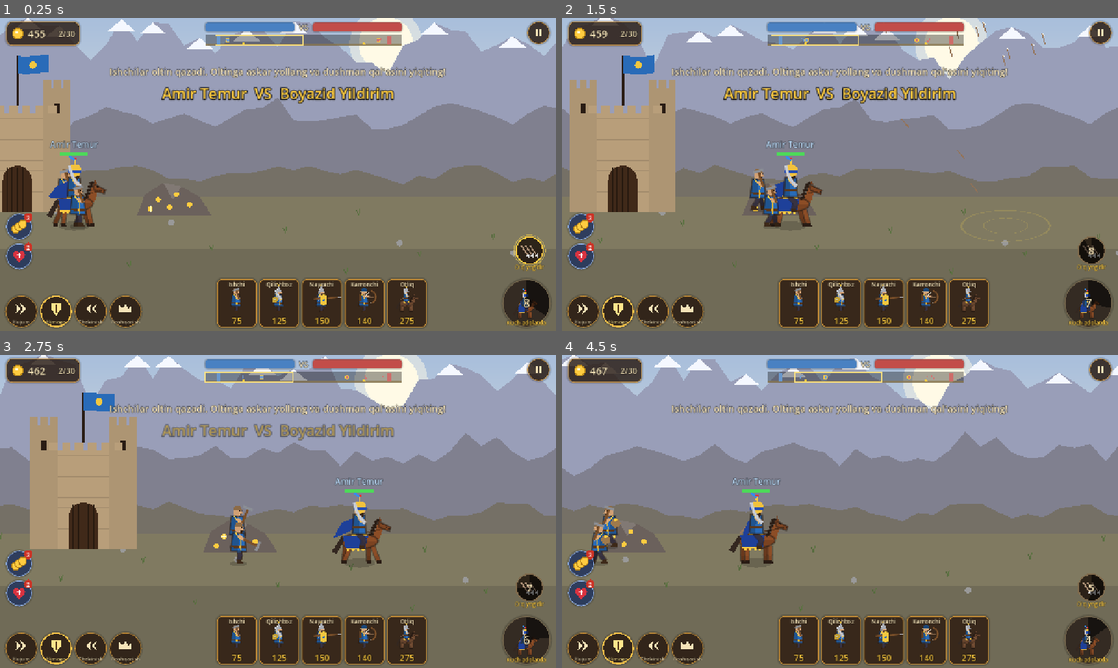
Above: before the commit, frames 1-4 (two rows, left to right).
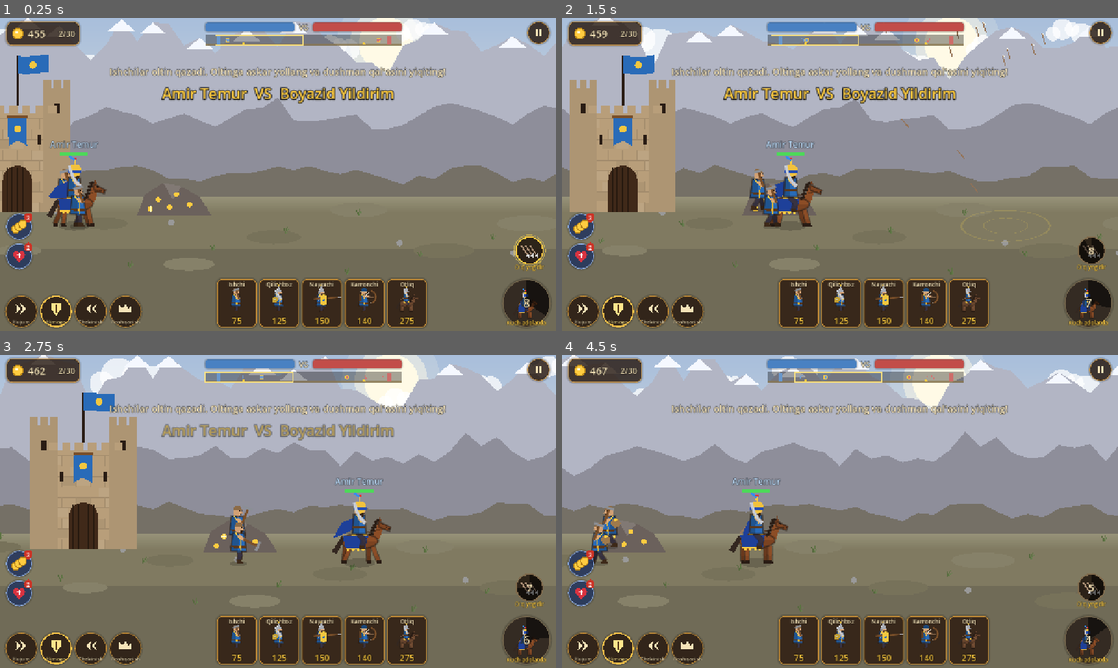
Above: after the commit, the same moments.

Repository: bekzodbeknematov8-cpu/lost-centuries-game
Game: Godot game, scene res://scenes/battle.tscn
Two runs of this game, one before a commit and one after it. Both use one fixed random seed, a clock stepped at 60 frames per second and the inputs below. This scene is started directly instead of the project's main scene.
Inputs (mouse positions are in pixels of both pictures, inside the frame that each line leads up to):
- Up to frame 1 (0.25 s): no input
- Up to frame 2 (1.5 s): tap Enter at 0.5 s; move the mouse to (962, 158) at 0.52 s; hold D 0.53-1.25 s; click (962, 158) at 0.67 s; tap Space at 0.77 s; drag from (728, 190) to (812, 237) at 1.27 s
- Up to frame 3 (2.75 s): move the mouse to (333, 442) at 2.02 s; hold D from 2.03 s (still down)
- Up to frame 4 (4.5 s): release D at 2.75 s; drag from (812, 574) to (673, 464) at 2.77 s; move the mouse to (1006, 558) at 3.52 s; hold A 3.53-4.25 s; tap Space at 3.77 s; drag from (673, 464) to (756, 433) at 4.27 s

The runs differ from the first frame. In frame 1, 19% of the frame differs, in the area x 0-100%, y 0-82%; in frame 2, 19%; in frame 3, 19%; in frame 4, 22%.

Commit message:
Jonli grafika (2): muhit - bulutlar, qushlar, havo pardasi, o't, qal'a
Uzoq tog'lar xiraroq, suzuvchi bulutlar, qushlar, shamolda o't, yer dog'lari;
qal'a: g'isht terimi, soyalar, tirqishlar, devor bayrog'i, shikastda tutun.

Co-Authored-By: Claude Opus 5.5 <noreply@anthropic.com>
Claude-Session: https://claude.ai/code/session_01AUvG8mVZ2xcqJ9Wfw9UwnE

Diff:
--- a/scripts/view/battle.gd
+++ b/scripts/view/battle.gd
@@ -649,17 +649,35 @@
 		PackedColorArray([sky[0], sky[0], sky[1], sky[1]]))
 	var sun := Vector2(cx + 260.0 - cx * 0.08, 170.0)
 	var sc: Color = P.sun
+	draw_circle(sun, 95.0, Color(sc, 0.18))
 	draw_circle(sun, 70.0, Color(sc, 0.5))
 	draw_circle(sun, 52.0, sc)
-	# Uzoq tog'lar (parallaks)
-	_draw_hills(left, right, 0.85, GROUND_Y - 170.0, amp[0], hills[0], 0.0, bool(P.get("snow", false)))
-	_draw_hills(left, right, 0.65, GROUND_Y - 80.0, amp[1], hills[1], 500.0)
+	# Bulutlar (sekin suzadi, parallaks)
+	_draw_clouds(left, right, Color(1, 1, 1, 0.75) if terrain != "desert" else Color(1, 0.96, 0.9, 0.55))
+	# Uzoq tog'lar: havo pardasi — uzoqdagilar osmon rangiga yaqinroq (xiraroq)
+	var haze: Color = sky[1]
+	_draw_hills(left, right, 0.85, GROUND_Y - 170.0, amp[0], (hills[0] as Color).lerp(haze, 0.35), 0.0, bool(P.get("snow", false)))
+	_draw_birds(left, right)
+	_draw_hills(left, right, 0.65, GROUND_Y - 80.0, amp[1], (hills[1] as Color).lerp(haze, 0.15), 500.0)
 	if P.get("trees", false):
 		_draw_trees(left, right, 0.65, hills[2].darkened(0.15))
 	_draw_hills(left, right, 0.4, GROUND_Y - 20.0, amp[2], hills[2], 1300.0)
 	# Yer
 	draw_rect(Rect2(left, GROUND_Y - 5.0, right - left, VIEW_H - GROUND_Y + 60.0), gr[0])
 	draw_rect(Rect2(left, GROUND_Y + 95.0, right - left, VIEW_H), gr[1])
+	# Yer teksturasi: katta-kichik dog'lar (relyefga mos ranglar), uzoq chiziq yaqinida yorug'lik
+	draw_polygon(PackedVector2Array([Vector2(left, GROUND_Y - 5.0), Vector2(right, GROUND_Y - 5.0), Vector2(right, GROUND_Y + 25.0), Vector2(left, GROUND_Y + 25.0)]),
+		PackedColorArray([Color(1, 1, 0.9, 0.18), Color(1, 1, 0.9, 0.18), Color(1, 1, 0.9, 0.0), Color(1, 1, 0.9, 0.0)]))
+	var ps := int(floor(left / 160.0))
+	var pe := int(ceil(right / 160.0))
+	for i in range(ps, pe):
+		var hh := absi(i * 4271) % 97
+		var px := i * 160.0 + float(hh)
+		var py := GROUND_Y + 20.0 + float(hh % 5) * 26.0
+		var pc: Color = (gr[0] as Color).darkened(0.07) if hh % 2 == 0 else (gr[0] as Color).lightened(0.05)
+		draw_set_transform(Vector2(px, py), 0.0, Vector2(1.0, 0.25))
+		draw_circle(Vector2.ZERO, 40.0 + float(hh % 30), pc)
+		draw_set_transform(Vector2.ZERO, 0.0, Vector2.ONE)
 	var gc: Color = P.grass
 	var stc: Color = P.stone
 	var start := int(floor(left / 37.0))
@@ -675,12 +693,39 @@
 				draw_line(Vector2(gx, gy), Vector2(gx - 5, gy - 7), gc, 1.5)
 				draw_line(Vector2(gx, gy), Vector2(gx + 5, gy - 6), gc, 1.5)
 		elif h % 3 == 0:
-			draw_line(Vector2(gx, gy), Vector2(gx - 4, gy - 10), gc.darkened(0.08), 2.0)
-			draw_line(Vector2(gx, gy), Vector2(gx + 3, gy - 12), gc, 2.0)
+			# O't shamolda tebranadi (har tup o'z fazasida)
+			var wind := sin(t * 2.2 + gx * 0.05) * 3.0
+			draw_line(Vector2(gx, gy), Vector2(gx - 4 + wind, gy - 10), gc.darkened(0.08), 2.0)
+			draw_line(Vector2(gx, gy), Vector2(gx + 3 + wind * 1.2, gy - 12), gc, 2.0)
+			draw_line(Vector2(gx + 2, gy), Vector2(gx + 6 + wind, gy - 8), gc.lightened(0.08), 1.5)
 			if terrain == "green" and h % 9 == 0:
 				draw_circle(Vector2(gx + 3, gy - 13), 2.5, Color(0.95, 0.85, 0.3))
 		elif h % 7 == 0:
 			draw_circle(Vector2(gx, gy), 4.0 if terrain != "mountain" else 6.0, stc)
+
+
+func _draw_clouds(left: float, right: float, col: Color) -> void:
+	## Bulutlar: sekin suzadi va kameradan sekinroq siljiydi (uzoqlik hissi).
+	var cx := cam.position.x
+	for i in 7:
+		var base := float(i) * 520.0 + t * (8.0 + i * 1.5)
+		var x := left + fposmod(base - cx * 0.9 - left, (right - left) + 400.0) - 200.0
+		var y := 150.0 + float((i * 37) % 80)
+		var s := 0.7 + float(i % 3) * 0.25
+		for k in 4:
+			draw_circle(Vector2(x + (k - 1.5) * 26.0 * s, y - (12.0 if k % 3 != 0 else 0.0) * s), (20.0 + (k % 2) * 9.0) * s, col)
+
+
+func _draw_birds(left: float, right: float) -> void:
+	## Uzoqda uchayotgan qushlar galasi (qanot qoqadi).
+	var cx := cam.position.x
+	var span := (right - left) + 600.0
+	for i in 5:
+		var x := left + fposmod(float(i) * 37.0 + t * 45.0 - cx * 0.8 + 300.0, span) - 300.0
+		var y := 215.0 + float(i % 3) * 14.0 + sin(t * 1.5 + i) * 6.0
+		var fl := sin(t * 9.0 + i * 1.3) * 4.0
+		draw_line(Vector2(x - 7, y - fl), Vector2(x, y), Color(0.2, 0.2, 0.25, 0.7), 1.5)
+		draw_line(Vector2(x, y), Vector2(x + 7, y - fl), Color(0.2, 0.2, 0.25, 0.7), 1.5)
 
 
 func _draw_trees(left: float, right: float, factor: float, col: Color) -> void:
--- a/scripts/view/painter.gd
+++ b/scripts/view/painter.gd
@@ -526,10 +526,27 @@
 		return
 	var base := Rect2(x - w * 0.5, ground_y - h, w, h)
 	ci.draw_rect(base, stone)
-	# Toshlar chizig'i
+	# Toshlar: qatorlar va qatma-qat tikuvlar (g'isht terimi), ba'zi toshlar och/to'q
 	for row in 9:
 		var yy := ground_y - h + 20.0 * row + 10.0
 		ci.draw_line(Vector2(x - w * 0.5, yy), Vector2(x + w * 0.5, yy), stone.darkened(0.12), 1.5)
+		var off := 0.0 if row % 2 == 0 else 14.0
+		var bx := x - w * 0.5 + off
+		var n := 0
+		while bx < x + w * 0.5 - 4.0:
+			ci.draw_line(Vector2(bx, yy), Vector2(bx, yy + 20.0), stone.darkened(0.1), 1.2)
+			if (row * 7 + n * 3) % 5 == 0:
+				ci.draw_rect(Rect2(bx + 1.5, yy + 1.5, 25.0, 17.0), stone.lightened(0.06))
+			elif (row * 5 + n * 11) % 7 == 0:
+				ci.draw_rect(Rect2(bx + 1.5, yy + 1.5, 25.0, 17.0), stone.darkened(0.06))
+			bx += 28.0
+			n += 1
+	# Hajm: o'ng chet soyali, chap chet yorug'
+	ci.draw_rect(Rect2(x + w * 0.5 - 18.0, ground_y - h, 18.0, h), Color(0, 0, 0, 0.12))
+	ci.draw_rect(Rect2(x - w * 0.5, ground_y - h, 10.0, h), Color(1, 1, 1, 0.08))
+	# Shinaklar (o'q otish tirqishlari)
+	for sx in [-42.0, 42.0]:
+		ci.draw_rect(Rect2(x + sx - 3.0, ground_y - h + 40.0, 6.0, 20.0), DARK)
 	# Minoralar
 	for side in [-1, 1]:
 		var tx: float = x + side * (w * 0.5 + 6.0)
@@ -564,6 +581,12 @@
 		flag.append(pole_top + Vector2(fx2 * fdir, 34.0 + sin(t * 4.0 + i * 0.7) * 3.0 * (i / 6.0)))
 	ci.draw_colored_polygon(flag, cols[0])
 	ci.draw_circle(pole_top + Vector2(30.0 * fdir, 17.0), 7.0, cols[1])
+	# Devorga osilgan jamoa bayrog'i (shamolda biroz tebranadi)
+	var bw := sin(t * 2.0) * 2.0
+	ci.draw_colored_polygon(PackedVector2Array([Vector2(x - 18, ground_y - h + 6), Vector2(x + 18, ground_y - h + 6),
+		Vector2(x + 18 + bw, ground_y - h + 62), Vector2(x + bw, ground_y - h + 52), Vector2(x - 18 + bw, ground_y - h + 62)]), cols[0])
+	ci.draw_circle(Vector2(x + bw * 0.5, ground_y - h + 30), 7.0, cols[1])
+	ci.draw_line(Vector2(x - 20, ground_y - h + 6), Vector2(x + 20, ground_y - h + 6), WOOD, 3.0)
 	# Shikastlanish yoriqlari
 	if k < 0.75:
 		ci.draw_polyline(PackedVector2Array([Vector2(x - 40, ground_y - 160), Vector2(x - 30, ground_y - 130), Vector2(x - 42, ground_y - 100)]), DARK, 3.0)
@@ -571,6 +594,13 @@
 		ci.draw_polyline(PackedVector2Array([Vector2(x + 30, ground_y - 180), Vector2(x + 44, ground_y - 140), Vector2(x + 32, ground_y - 110), Vector2(x + 40, ground_y - 80)]), DARK, 3.0)
 	if k < 0.25:
 		ci.draw_polyline(PackedVector2Array([Vector2(x - 10, ground_y - 190), Vector2(x + 5, ground_y - 150), Vector2(x - 8, ground_y - 120)]), DARK, 4.0)
+	# Shikastlangan qal'adan tutun ko'tariladi (qancha ko'p shikast — shuncha quyuq)
+	if k < 0.6:
+		var dens := 1.0 - k / 0.6
+		for i in 6:
+			var ph := fposmod(t * 0.35 + i / 6.0, 1.0)
+			var p := Vector2(x - 30.0 + float((i * 23) % 60) + sin(t + i) * 6.0, ground_y - h - 10.0 - ph * 140.0)
+			ci.draw_circle(p, 10.0 + ph * 22.0, Color(0.3, 0.28, 0.27, 0.45 * (1.0 - ph) * (0.4 + 0.6 * dens)))
 
 
 static func draw_mine(ci: CanvasItem, x: float, ground_y: float, t: float) -> void:
Not shown, added: tools/art_preview.gd.uid
Not shown, changed: PROGRESS.md
